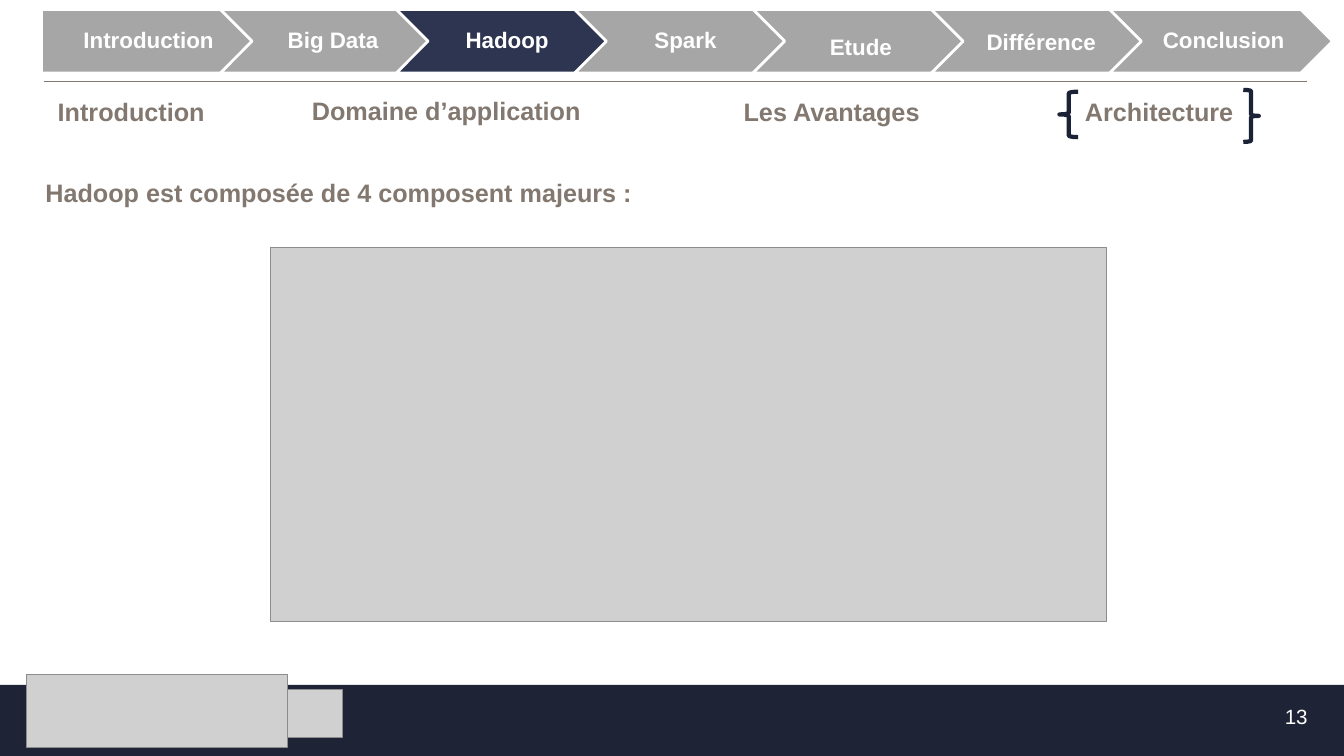
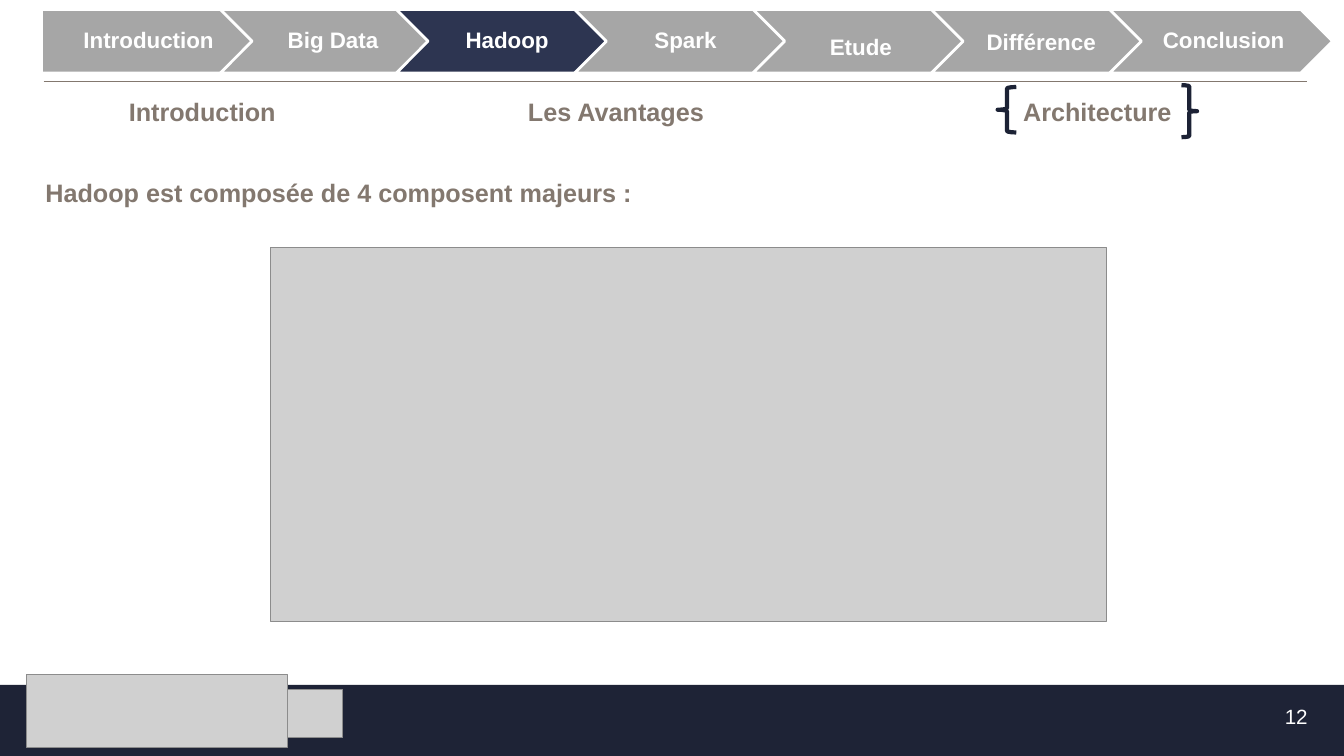
Before and after one commit to MF-13/E-Learning_Platforme, a slide deck: slide 12 of SFE/Présentation_SFE.pptx (slide 13 before the commit). Drawn at 1344x756 pixels with LibreOffice and Linux fonts; fonts in the diff are those of the drawing; grey boxes stand for pictures; background and template pictures are left out. Boxes give left, top, right and bottom in pixels: in the first picture for what was removed or moved away, otherwise in the second. Text is boxed around its words. In the diff, an @@ line names an element or a change of style, - is before the commit and + after.

```diff
--- a/SFE/Présentation_SFE.pptx
+++ b/SFE/Présentation_SFE.pptx
@@ left brace moved from (x1=1060, y1=92, x2=1079, y2=137) to (x1=998, y1=87, x2=1017, y2=132) @@
@@ right brace moved from (x1=1243, y1=90, x2=1258, y2=142) to (x1=1182, y1=85, x2=1197, y2=137) @@
@@ title "Introduction" moved from (x1=58, y1=103, x2=205, y2=121) to (x1=129, y1=103, x2=276, y2=121) @@
@@ text removed at (x1=312, y1=102, x2=580, y2=125) @@
-Domaine d’application
@@ text "Les Avantages" moved from (x1=744, y1=103, x2=919, y2=126) to (x1=528, y1=103, x2=703, y2=126) @@
@@ text "Architecture" moved from (x1=1085, y1=103, x2=1233, y2=121) to (x1=1023, y1=103, x2=1171, y2=121) @@
@@ page number at (x1=1285, y1=709, x2=1308, y2=724): text changed @@
-13
+12
```
Also in this commit, not shown: 16 other slides changed, 1 slide added, 1 slide removed.
